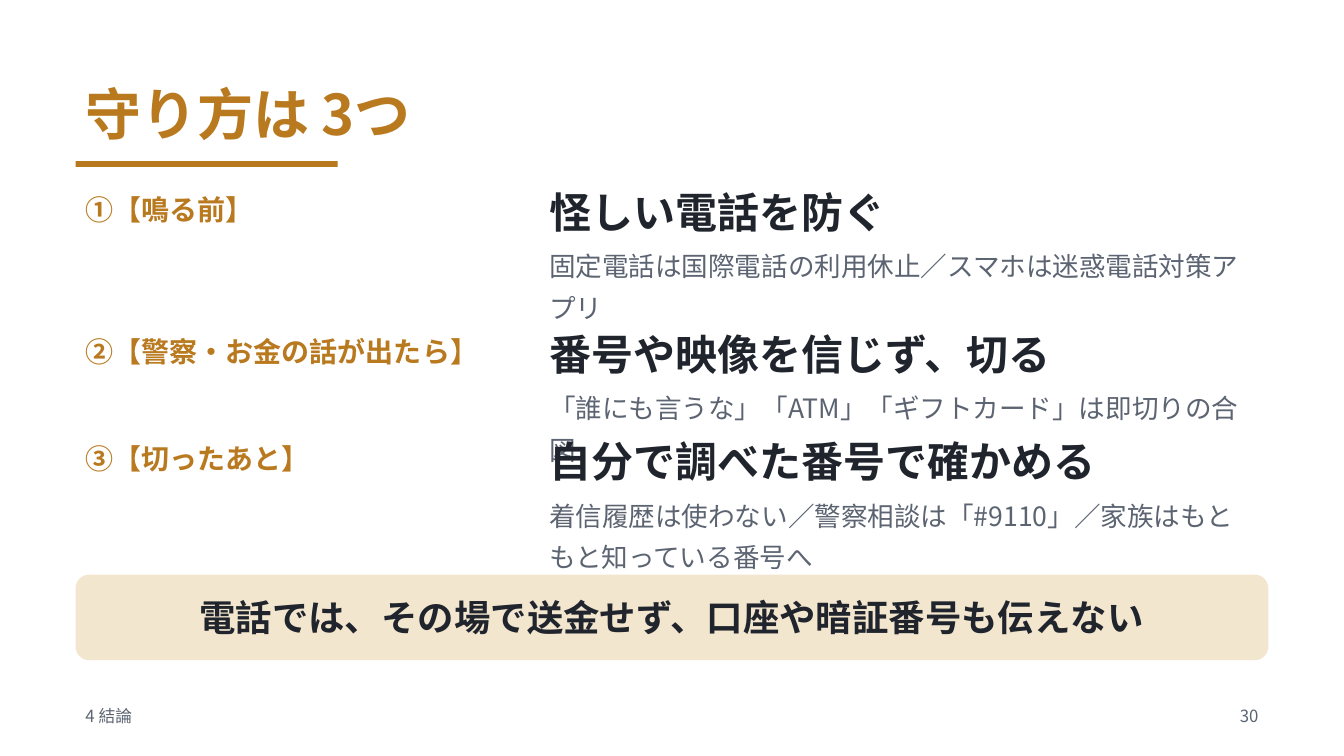
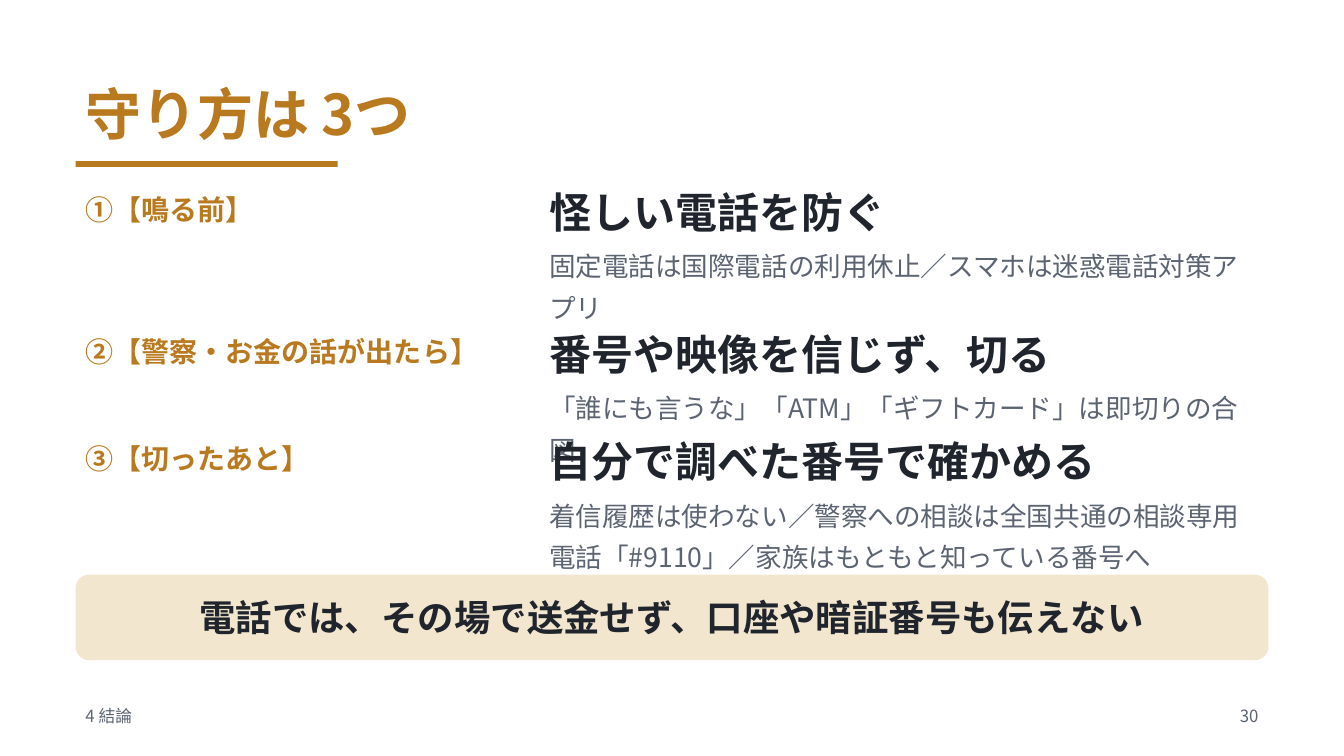
Before and after one commit to meitekku/deepfake-talk-v2, a slide deck: slide 30 of slides/deepfake-talk.pptx. Drawn at 1344x756 pixels with LibreOffice and Linux fonts; fonts in the diff are those of the drawing. Boxes give left, top, right and bottom in pixels: in the first picture for what was removed or moved away, otherwise in the second. Text is boxed around its words. In the diff, an @@ line names an element or a change of style, - is before the commit and + after.

```diff
--- a/slides/deepfake-talk.pptx
+++ b/slides/deepfake-talk.pptx
@@ text at box(549, 503, 1239, 570): text changed @@
-着信履歴は使わない／警察相談は「#9110」／家族はもともと知っている番号へ
+着信履歴は使わない／警察への相談は全国共通の相談専用電話「#9110」／家族はもともと知っている番号へ
```
Also in this commit, not shown: 11 other slides changed, 4 other files.
